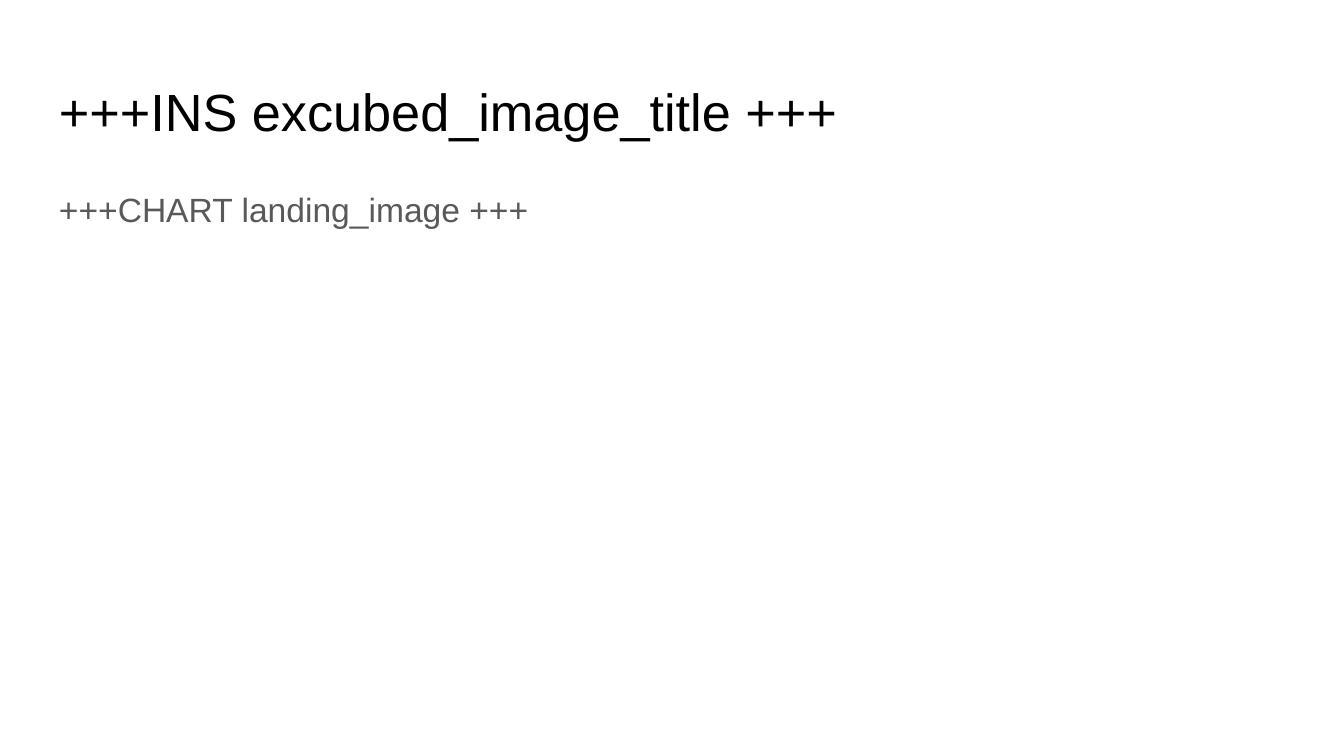
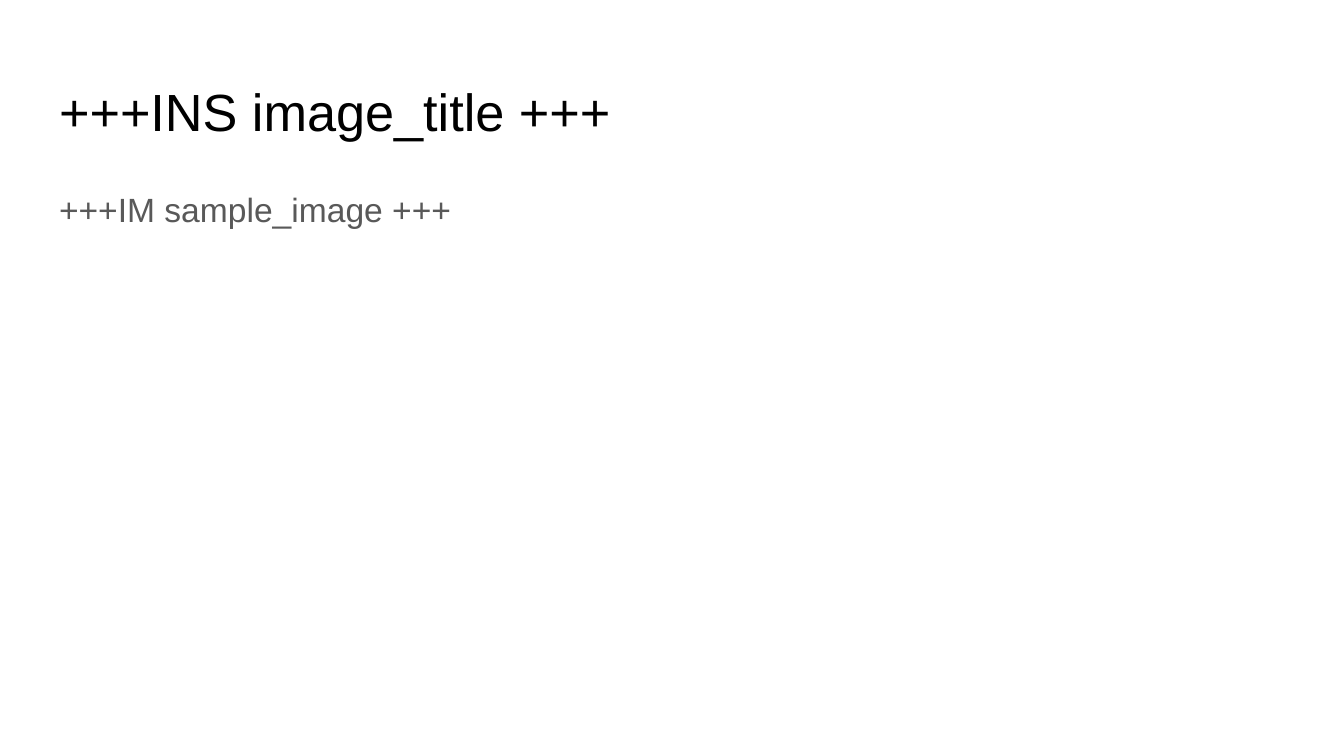
Before and after one commit to GayashanSameera/PythonPPTXGen, a slide deck: slide 2 of input_2.pptx. Drawn at 1344x756 pixels with LibreOffice and Linux fonts; fonts in the diff are those of the drawing. Boxes give left, top, right and bottom in pixels: in the first picture for what was removed or moved away, otherwise in the second. Text is boxed around its words. In the diff, an @@ line names an element or a change of style, - is before the commit and + after.

```diff
--- a/input_2.pptx
+++ b/input_2.pptx
@@ text at (x1=59, y1=93, x2=505, y2=141): text changed @@
-+++INS excubed_image_title +++
++++INS image_title +++
@@ text at (x1=59, y1=197, x2=382, y2=228): text changed @@
-+++CHART landing_image +++
++++IM sample_image +++
```
Also in this commit, not shown: 4 other files.
